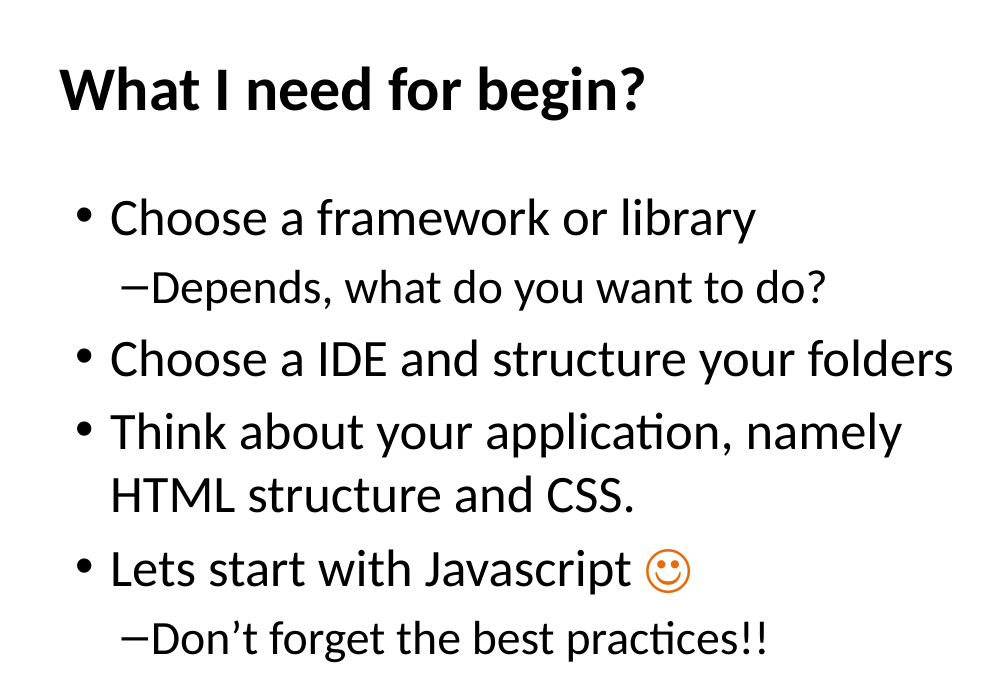
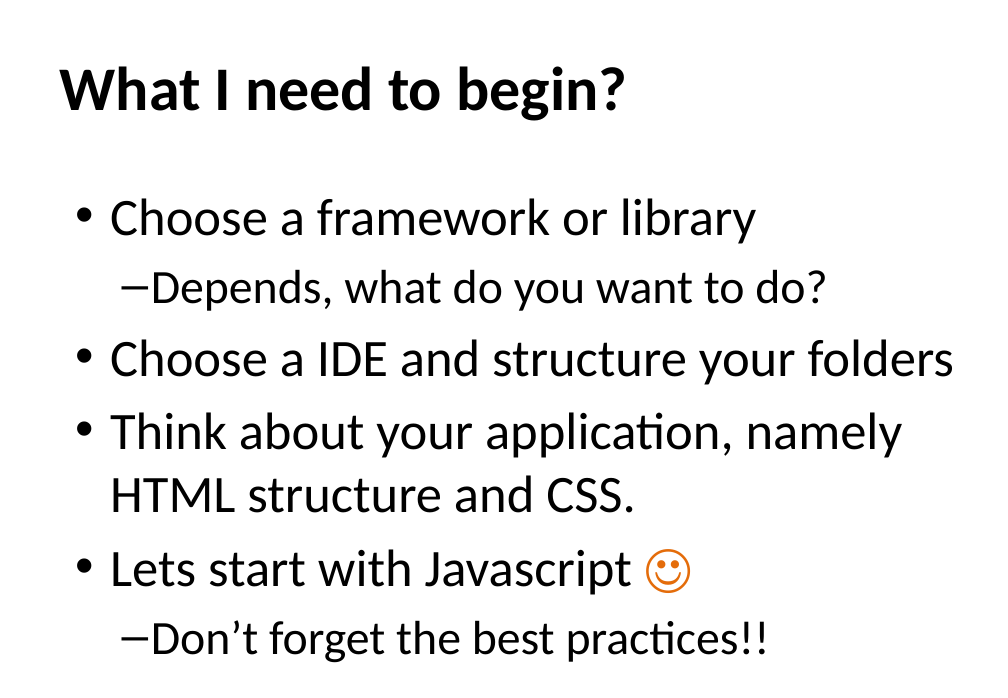
Before and after one commit to monica85rodrigues/presentation-netponto-spa, a slide deck: slide 17 of Relax, it's SPA time.pptx. Drawn at 1008x698 pixels with LibreOffice and Linux fonts; fonts in the diff are those of the drawing; background and template pictures are left out. Boxes give left, top, right and bottom in pixels: in the first picture for what was removed or moved away, otherwise in the second. Text is boxed around its words. In the diff, an @@ line names an element or a change of style, - is before the commit and + after.

Commit message:
bug fixes

```diff
--- a/Relax, it's SPA time.pptx
+++ b/Relax, it's SPA time.pptx
@@ title at (x1=60, y1=66, x2=627, y2=121): text changed @@
-What I need for begin?
+What I need to begin?
```
